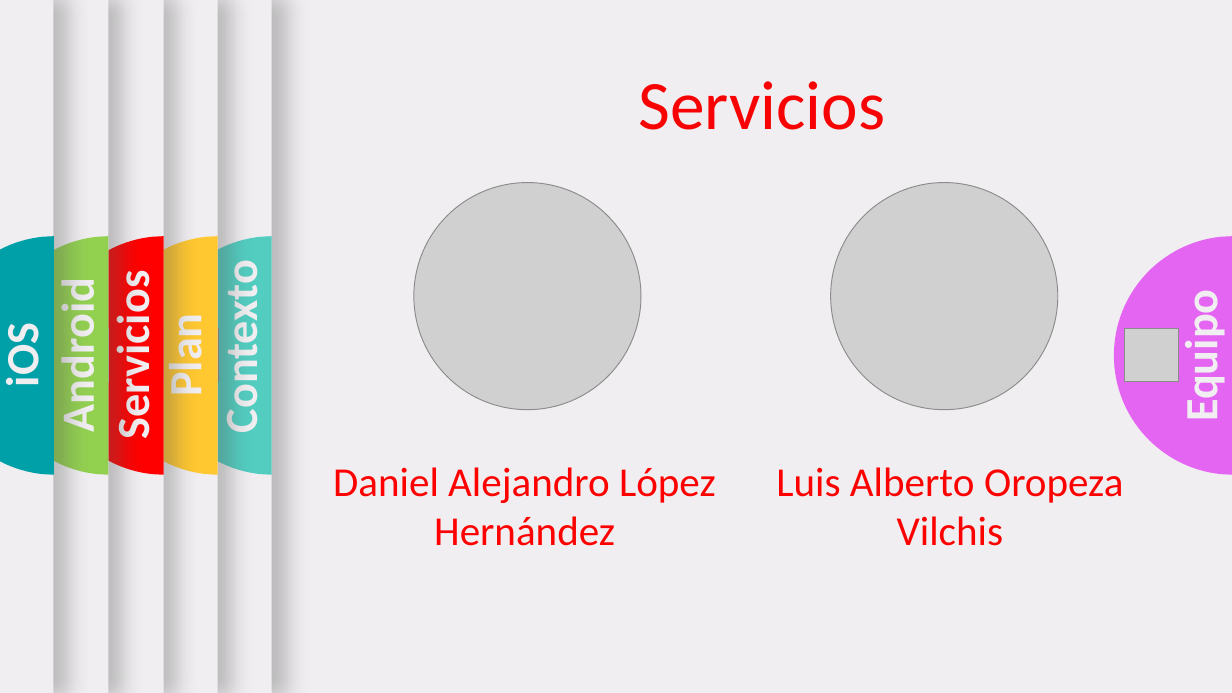
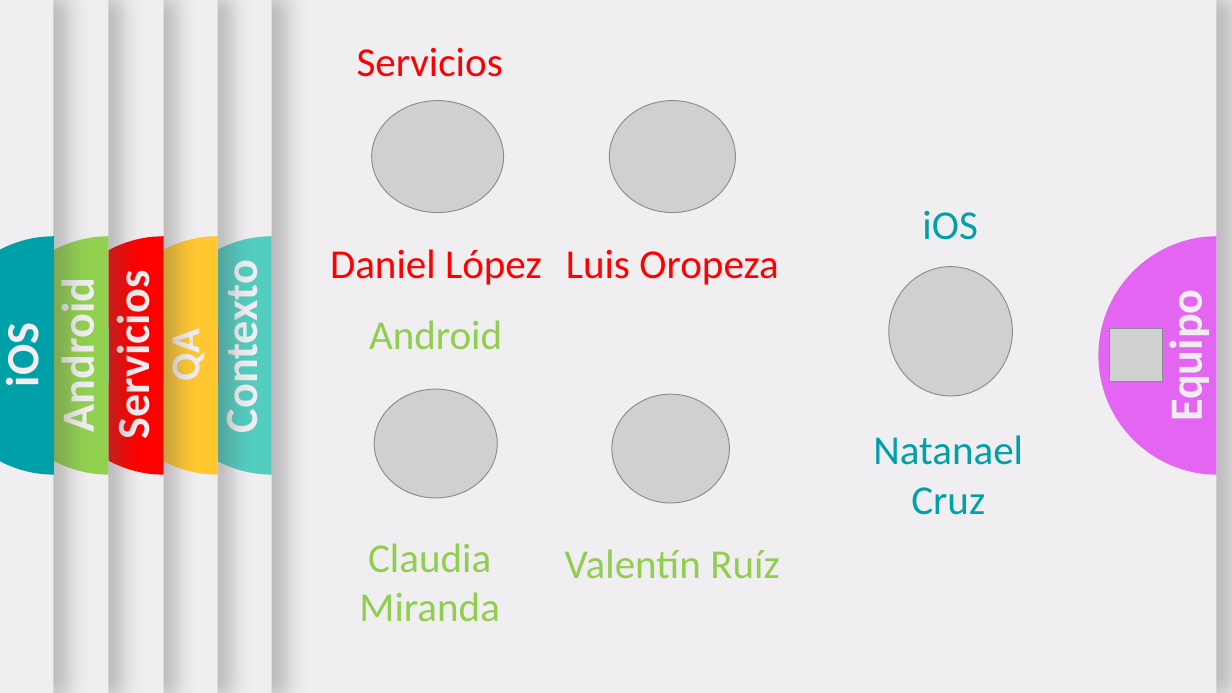
Before and after one commit to RaizrNs3/Presentaci-n, a slide deck: slide 2 of Template con trancisiones.pptx. Drawn at 1232x693 pixels with LibreOffice and Linux fonts; fonts in the diff are those of the drawing; grey boxes stand for pictures; background and template pictures are left out. Boxes give left, top, right and bottom in pixels: in the first picture for what was removed or moved away, otherwise in the second. Text is boxed around its words. In the diff, an @@ line names an element or a change of style, - is before the commit and + after.

```diff
--- a/Template con trancisiones.pptx
+++ b/Template con trancisiones.pptx
@@ text "Servicios": place and size @@
-text "Servicios" at <box>639,81,886,130</box>
+text "Servicios" at <box>357,47,503,77</box>
@@ text "Servicios" at <box>357,47,503,77</box>: size 54 to 32 pt @@
@@ picture: place and size @@
-picture at <box>414,183,641,410</box>
+picture at <box>372,101,504,213</box>
@@ picture: place and size @@
-picture at <box>831,183,1058,410</box>
+picture at <box>609,101,736,213</box>
@@ text added at <box>922,211,977,240</box>, 32 pt, text #00A0A8 @@
+iOS
@@ 1 picture, 1 text, 1 rectangle, 1 freeform shape: place and size @@
-1 picture, 1 text, 1 rectangle, 1 freeform shape at <box>0,0,1232,693</box>
+1 picture, 1 text, 1 rectangle, 1 freeform shape at <box>0,0,1217,693</box>
@@ text at <box>330,249,542,285</box>: text changed @@
-Daniel Alejandro López Hernández
+Daniel López
@@ text at <box>566,249,778,285</box>: text changed @@
-Luis Alberto Oropeza Vilchis
+Luis Oropeza
@@ picture added at <box>889,267,1013,396</box> @@
@@ text added at <box>369,320,502,350</box>, 32 pt, text #91CE50 @@
+Android
@@ text at <box>160,333,210,380</box>: text changed; size 36 to 32 pt @@
-Plan
+QA
@@ picture added at <box>374,389,497,498</box> @@
@@ picture added at <box>612,395,729,504</box> @@
@@ text added at <box>873,435,1023,515</box>, 32 pt, text #00A0A8 @@
+Natanael Cruz
@@ text added at <box>359,543,500,622</box>, 32 pt, text #91CE50 @@
+Claudia Miranda
@@ text added at <box>565,549,779,579</box>, 32 pt, text #91CE50 @@
+Valentín Ruíz
```
Also in this commit, not shown: 12 other slides changed, 1 slide added, 2 slides removed.
